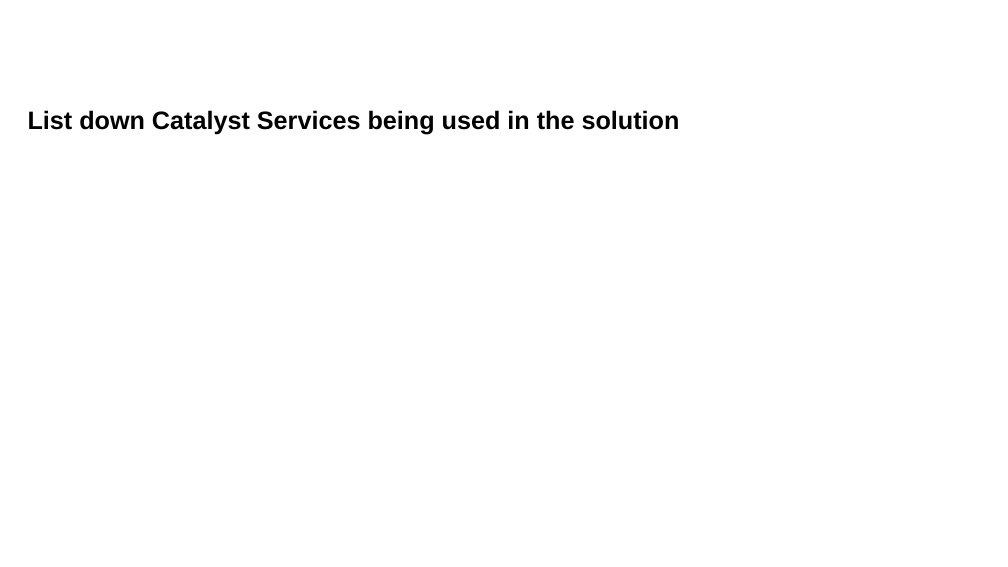
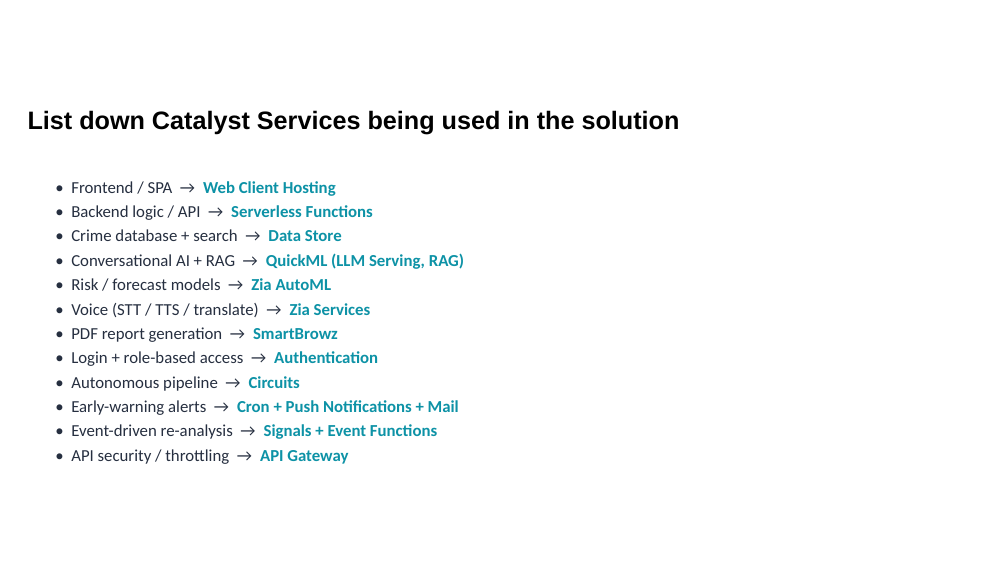
Before and after one commit to Rahulcse79/ksp-crime-intelligence-copilot, a slide deck: slide 9 of Docs/KSP Datathon 2026 _ Prototype Submission Template.pptx. Drawn at 1008x567 pixels with LibreOffice and Linux fonts; fonts in the diff are those of the drawing; background and template pictures are left out. Boxes give left, top, right and bottom in pixels: in the first picture for what was removed or moved away, otherwise in the second. Text is boxed around its words. In the diff, an @@ line names an element or a change of style, - is before the commit and + after.

```diff
--- a/Docs/KSP Datathon 2026 _ Prototype Submission Template.pptx
+++ b/Docs/KSP Datathon 2026 _ Prototype Submission Template.pptx
@@ text added at [71,181,464,464], 12 pt, text #262F40 @@
+• Frontend / SPA → Web Client Hosting
+• Backend logic / API → Serverless Functions
+• Crime database + search → Data Store
+• Conversational AI + RAG → QuickML (LLM Serving, RAG)
+• Risk / forecast models → Zia AutoML
+• Voice (STT / TTS / translate) → Zia Services
+• PDF report generation → SmartBrowz
+• Login + role-based access → Authentication
+• Autonomous pipeline → Circuits
+• Early-warning alerts → Cron + Push Notifications + Mail
+• Event-driven re-analysis → Signals + Event Functions
+• API security / throttling → API Gateway
```
Also in this commit, not shown: 12 other slides changed, 1 slide added, 1 slide removed, 2 other files.
